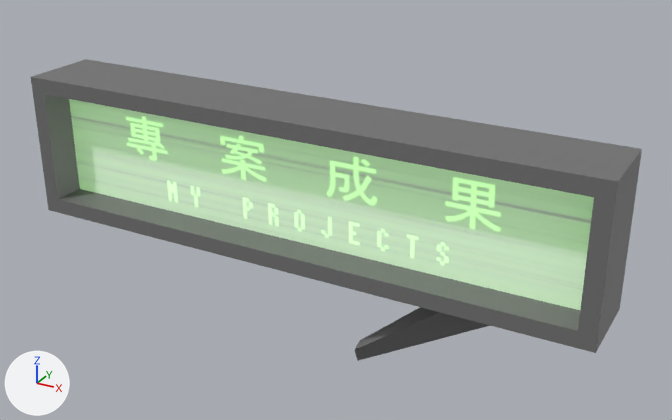
The FBX model src/models/ProjectSign.fbx as it was, and as the next commit left it.
Before and after are seen from a camera (50 mm lens) standing at (1.1, -1.91, 5.25) and looking at (-0.24, 0.53, 4.03). Lighting does not change. The marker at lower left points along +X, +Y and +Z.

Names of what the first picture shows: 'Project'.
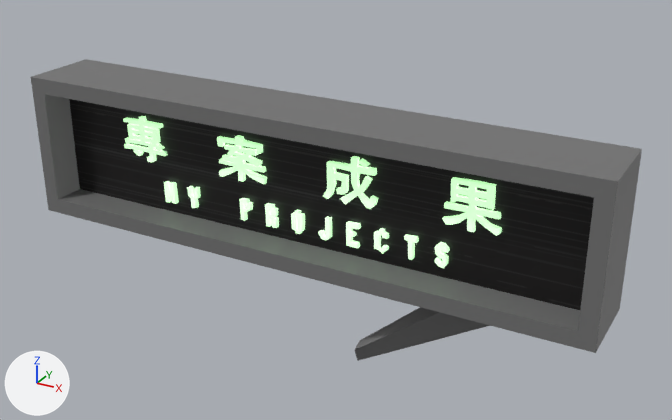
Commit message: add sign complete

What differs and where, as boxes [x1, y1, x2, y2] in the pictures (672 x 420 px):
part 1 of me_cube_025, added (black): after [69, 99, 594, 310]

The change in detail:
Picture 'project3.png' (img_project3_png) is new.
Material 'MyProjectEmmi' (mat_myprojectemmi) is new.
Its base color is (0.8, 0.8, 0.8) (white #e7e7e7).
Its emission color is (0.433, 0.926, 0.402) (green #b0f7aa).
Its emission strength is 1.0.
Material 'MyprojsScreen' (mat_myprojsscreen) is new.
Its texture is img_project3_png (with its transparency).
me_cube_025 is used by ob_project; location (-0.324, 0.452, 4.136).
me_cube_025 had 28 vertices, 22 faces and spanned x -1.0..1.0, y -0.14..0.14, z -0.6..0.25.
me_cube_025 now has 821 vertices, 509 faces and spans x -1.0..1.0, y -0.14..0.14, z -0.6..0.25.
me_cube_025 part 1: 793 vertices added at x -0.69..0.68, y -0.04..-0.02, z -0.16..0.14.
me_cube_025 no longer uses material mat_myprojsemmi.
me_cube_025 now uses material mat_myprojsscreen (picture img_project3_png).
me_cube_025 now uses material mat_myprojectemmi (white #e7e7e7).
